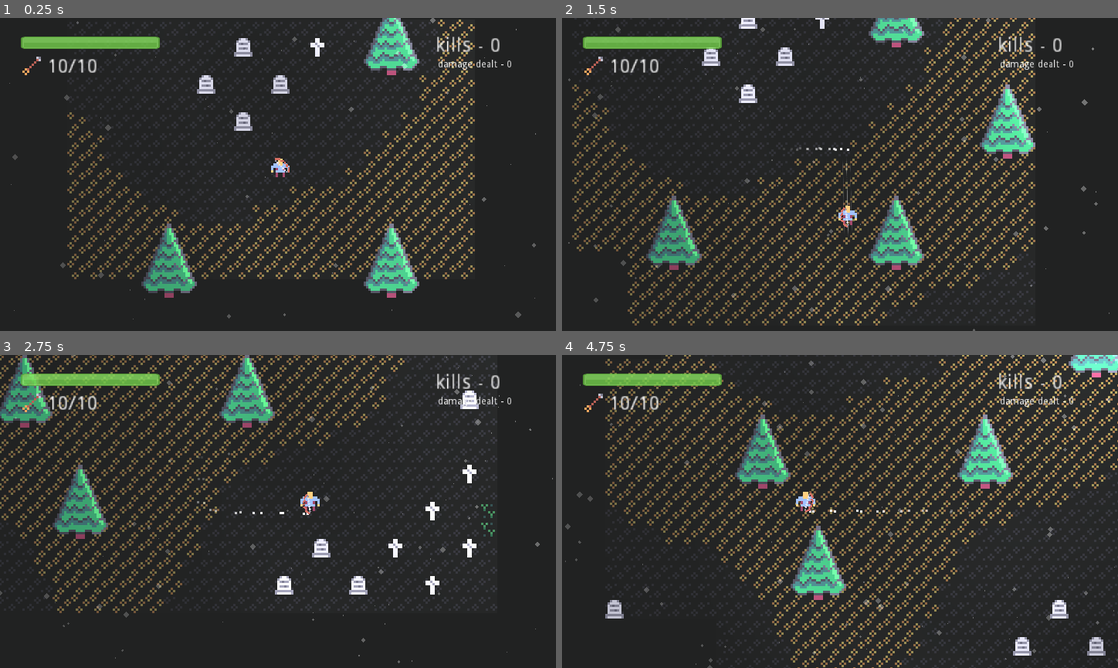
Above: before the commit, frames 1-4 (two rows, left to right).
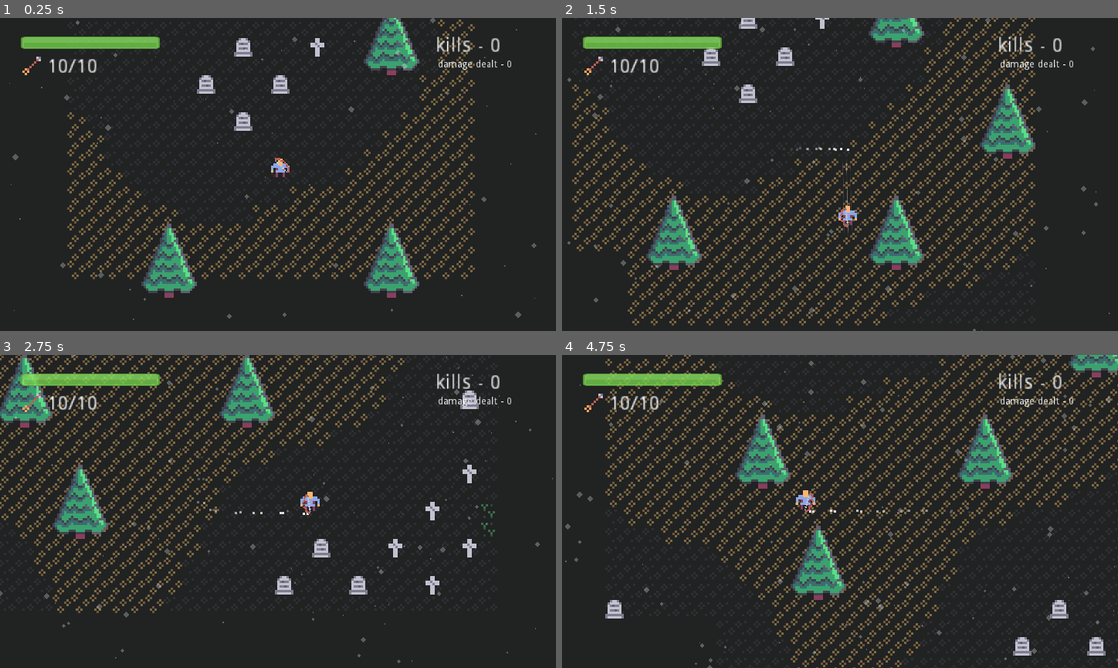
Above: after the commit, the same moments.

Repository: Ariorick/ArcherGame
Game: Godot game, scene res://src/Main.tscn
Two runs of this game, one before a commit and one after it. Both use one fixed random seed, a clock stepped at 60 frames per second and the inputs below.
Inputs (mouse positions are in pixels of both pictures, inside the frame that each line leads up to):
- Up to frame 1 (0.25 s): no input
- Up to frame 2 (1.5 s): move the mouse to (962, 158) at 0.52 s; hold Right (right) 0.53-1.28 s; click (962, 158) at 0.6 s; move the mouse to (728, 190) at 1.27 s; hold Down (down) from 1.28 s (still down); tap Space (dash) at 1.35 s
- Up to frame 3 (2.75 s): move the mouse to (333, 442) at 2.02 s; release Down (down) at 2.03 s; hold Right (right) from 2.03 s (still down); right-click (333, 442) at 2.1 s
- Up to frame 4 (4.75 s): move the mouse to (812, 574) at 2.77 s; release Right (right) at 2.78 s; hold Up (up) 2.78-3.53 s; click (812, 574) at 2.85 s; move the mouse to (1006, 558) at 3.52 s; hold Left (left) from 3.53 s (still down); tap Space (dash) at 3.6 s; move the mouse to (673, 464) at 4.27 s; right-click (673, 464) at 4.35 s

The runs differ from the first frame. In frame 1, 5.8% of the frame differs, in the area x 2-97%, y 0-97%; in frame 2, 7.3%; in frame 3, 1.7%; in frame 4, 9.3%, in the area x 0-100%, y 0-100%.

Commit message:
added particles to mage spell

Diff:
--- a/src/Enemy/Mage/FireMagicAction.gd
+++ b/src/Enemy/Mage/FireMagicAction.gd
@@ -25,6 +25,7 @@
 		# start charging
 		started_at = OS.get_ticks_msec()
 		started = true
+		$AnimationPlayer.play("ChargeFire")
 
 
 	var elapsed_time = OS.get_ticks_msec() - started_at
@@ -56,6 +57,5 @@
 
 func create_projectile():
 	var fire = FireProjectile.instance()
+	fire.global_position = body.global_position + Vector2(0, -6)
 	body.get_parent().add_child(fire)
-	fire.global_position = body.global_position
-	fire.set_target(sensors.target)
--- a/src/Enemy/Mage/FireProjectile.gd
+++ b/src/Enemy/Mage/FireProjectile.gd
@@ -1,5 +1,7 @@
 extends Area2D
 class_name FireProjectile
+
+const exploded_texture = preload("res://assets/Tiles/tile_0115.png")
 
 const SPEED = 1
 const CORRECTION_SPEED = 0.05
@@ -7,18 +9,31 @@
 
 var target: PhysicsBody2D
 var direction : Vector2
+var exploded := false
 onready var creation_time = OS.get_ticks_msec()
 
+func  _ready():
+	direction = (GameManager.player_position - global_position).normalized()
+
 func _physics_process(delta):
-	direction = direction.linear_interpolate((target.global_position - global_position).normalized(), get_correction_speed())
-	direction = direction.normalized()
-	global_position += direction * SPEED
+	if not exploded:
+		direction = direction.linear_interpolate((GameManager.player_position - global_position).normalized(), get_correction_speed())
+		direction = direction.normalized()
+		global_position += direction * SPEED
 	if get_lifetime_sec() > MAX_LIFETIME:
 		queue_free()
 
-func set_target(target: PhysicsBody2D):
-	self.target = target
-	direction = (target.global_position - global_position).normalized()
+func explode():
+	exploded = true
+	$AnimationPlayer.play("Explode")
+	$ExplodeTimer.start()
+	$DieTimer.start()
+
+func _on_ExplodeTimer_timeout():
+	$Sprite.texture = exploded_texture
+
+func _on_DieTimer_timeout():
+	queue_free()
 
 func get_correction_speed() -> float:
 	var lifetime = get_lifetime_sec() + 1.0
@@ -26,3 +41,10 @@
 
 func get_lifetime_sec():
 	return (OS.get_ticks_msec() - creation_time) / 1000
+
+func _on_FireProjectile_body_entered(body: PhysicsBody2D):
+	if body.is_in_group("player"):
+		body.take_damage()
+		var impulse = 150 * (GameManager.player_position - global_position).normalized()
+		body.apply_impulse(Vector2.ZERO, impulse)
+		explode()
--- a/src/Enemy/Mage/FireProjectile.tscn
+++ b/src/Enemy/Mage/FireProjectile.tscn
@@ -1,18 +1,153 @@
-[gd_scene load_steps=4 format=2]
+[gd_scene load_steps=17 format=2]
 
 [ext_resource path="res://assets/Tiles/tile_0078.png" type="Texture" id=1]
 [ext_resource path="res://src/Enemy/Mage/FireProjectile.gd" type="Script" id=2]
 
+[sub_resource type="Gradient" id=4]
+colors = PoolColorArray( 0.988235, 0, 0, 1, 1, 0.92549, 0.662745, 1 )
+
+[sub_resource type="GradientTexture" id=5]
+gradient = SubResource( 4 )
+
+[sub_resource type="Curve" id=6]
+_data = [ Vector2( 0, 0.630631 ), 0.0, 0.0, 0, 0, Vector2( 0.419753, 0.824324 ), 0.0, 0.0, 0, 0, Vector2( 0.530864, 0.995496 ), 0.0, 0.0, 0, 0, Vector2( 0.623457, 0.599099 ), 0.0, 0.0, 0, 0, Vector2( 0.703704, 0.887387 ), 0.0, 0.0, 0, 0, Vector2( 0.783951, 1 ), 0.0, 0.0, 0, 0, Vector2( 1, 0.626126 ), 0.0, 0.0, 0, 0 ]
+
+[sub_resource type="CurveTexture" id=7]
+curve = SubResource( 6 )
+
+[sub_resource type="ParticlesMaterial" id=3]
+emission_shape = 1
+emission_sphere_radius = 2.0
+flag_disable_z = true
+gravity = Vector3( 0, -10, 0 )
+orbit_velocity = 0.0
+orbit_velocity_random = 0.0
+scale_curve = SubResource( 7 )
+color_ramp = SubResource( 5 )
+
+[sub_resource type="Gradient" id=8]
+colors = PoolColorArray( 1, 0, 0, 1, 0.996078, 0.917647, 0.682353, 1 )
+
+[sub_resource type="GradientTexture" id=9]
+gradient = SubResource( 8 )
+
+[sub_resource type="Curve" id=10]
+min_value = -200.0
+max_value = 200.0
+_data = [ Vector2( 0, 1 ), 0.0, 0.0, 0, 0, Vector2( 0.33642, -102.297 ), 0.0, 0.0, 0, 0, Vector2( 1, -174.369 ), 0.0, 0.0, 0, 0 ]
+
+[sub_resource type="CurveTexture" id=11]
+curve = SubResource( 10 )
+
+[sub_resource type="Curve" id=12]
+_data = [ Vector2( 0, 0 ), 0.0, 0.0, 0, 0, Vector2( 0.253086, 0.677027 ), 0.0, 0.0, 0, 0, Vector2( 0.339506, 0.303153 ), 0.0, 0.0, 0, 0, Vector2( 0.42284, 0.807658 ), 0.0, 0.0, 0, 0, Vector2( 0.617284, 0.438289 ), 0.0, 0.0, 0, 0, Vector2( 0.734568, 0.861712 ), 0.0, 0.0, 0, 0, Vector2( 1, 0 ), 0.0, 0.0, 0, 0 ]
+
+[sub_resource type="CurveTexture" id=13]
+curve = SubResource( 12 )
+
+[sub_resource type="ParticlesMaterial" id=14]
+emission_shape = 1
+emission_sphere_radius = 2.0
+flag_disable_z = true
+spread = 180.0
+gravity = Vector3( 0, 70, 0 )
+initial_velocity = 70.0
+orbit_velocity = 0.0
+orbit_velocity_random = 0.0
+linear_accel_curve = SubResource( 11 )
+scale_curve = SubResource( 13 )
+color_ramp = SubResource( 9 )
+
 [sub_resource type="CircleShape2D" id=1]
 radius = 3.0
+
+[sub_resource type="Animation" id=2]
+resource_name = "Explode"
+step = 0.05
+tracks/0/type = "value"
+tracks/0/path = NodePath("Sprite:scale")
+tracks/0/interp = 1
+tracks/0/loop_wrap = true
+tracks/0/imported = false
+tracks/0/enabled = true
+tracks/0/keys = {
+"times": PoolRealArray( 0, 0.05, 0.1, 0.4 ),
+"transitions": PoolRealArray( 1, 1, 1, 1 ),
+"update": 0,
+"values": [ Vector2( 1, 1 ), Vector2( 2, 2 ), Vector2( 3, 3 ), Vector2( 0, 0 ) ]
+}
+tracks/1/type = "value"
+tracks/1/path = NodePath("Sprite:modulate")
+tracks/1/interp = 1
+tracks/1/loop_wrap = true
+tracks/1/imported = false
+tracks/1/enabled = true
+tracks/1/keys = {
+"times": PoolRealArray( 0, 0.1, 0.4 ),
+"transitions": PoolRealArray( 1, 1, 1 ),
+"update": 0,
+"values": [ Color( 1, 1, 1, 1 ), Color( 1, 1, 1, 1 ), Color( 1, 1, 1, 0 ) ]
+}
+tracks/2/type = "value"
+tracks/2/path = NodePath("ExplosionParticles:emitting")
+tracks/2/interp = 1
+tracks/2/loop_wrap = true
+tracks/2/imported = false
+tracks/2/enabled = true
+tracks/2/keys = {
+"times": PoolRealArray( 0 ),
+"transitions": PoolRealArray( 1 ),
+"update": 1,
+"values": [ true ]
+}
+tracks/3/type = "value"
+tracks/3/path = NodePath("TraceParticles:emitting")
+tracks/3/interp = 1
+tracks/3/loop_wrap = true
+tracks/3/imported = false
+tracks/3/enabled = true
+tracks/3/keys = {
+"times": PoolRealArray( 0 ),
+"transitions": PoolRealArray( 1 ),
+"update": 1,
+"values": [ false ]
+}
 
 [node name="FireProjectile" type="Area2D"]
 script = ExtResource( 2 )
 
+[node name="TraceParticles" type="Particles2D" parent="."]
+position = Vector2( 0, 4 )
+amount = 20
+local_coords = false
+process_material = SubResource( 3 )
+
+[node name="ExplosionParticles" type="Particles2D" parent="."]
+position = Vector2( 0, 4 )
+emitting = false
+amount = 40
+lifetime = 0.5
+one_shot = true
+explosiveness = 1.0
+process_material = SubResource( 14 )
+
 [node name="Sprite" type="Sprite" parent="."]
-position = Vector2( 0, 8 )
+position = Vector2( 0, 4 )
 texture = ExtResource( 1 )
 
 [node name="CollisionShape2D" type="CollisionShape2D" parent="."]
-position = Vector2( 0, 8 )
+position = Vector2( 0, 4 )
 shape = SubResource( 1 )
+
+[node name="AnimationPlayer" type="AnimationPlayer" parent="."]
+anims/Explode = SubResource( 2 )
+
+[node name="ExplodeTimer" type="Timer" parent="."]
+wait_time = 0.1
+one_shot = true
+
+[node name="DieTimer" type="Timer" parent="."]
+one_shot = true
+[connection signal="body_entered" from="." to="." method="_on_FireProjectile_body_entered"]
+[connection signal="timeout" from="ExplodeTimer" to="." method="_on_ExplodeTimer_timeout"]
+[connection signal="timeout" from="DieTimer" to="." method="_on_DieTimer_timeout"]
--- a/src/Enemy/Mage/Mage.gd
+++ b/src/Enemy/Mage/Mage.gd
@@ -3,7 +3,7 @@
 
 func _ready():
 	tag = "Mage"
-	set_hitpoints(500)
+	set_hitpoints(300)
 	mass = 1
 	linear_damp = 3.0
 	damage_treshold = 50
--- a/src/Enemy/Mage/Mage.tscn
+++ b/src/Enemy/Mage/Mage.tscn
@@ -8,51 +8,81 @@
 [ext_resource path="res://src/Enemy/Mage/FollowAtDistanceAction.gd" type="Script" id=6]
 [ext_resource path="res://src/Enemy/Base/ParticlesBundle.gd" type="Script" id=7]
 [ext_resource path="res://src/Enemy/Mage/FireMagicAction.gd" type="Script" id=8]
-
-[sub_resource type="CircleShape2D" id=6]
+[ext_resource path="res://assets/Tiles/tile_0078.png" type="Texture" id=10]
+
+[sub_resource type="CircleShape2D" id=1]
 radius = 500.0
 
-[sub_resource type="CircleShape2D" id=7]
+[sub_resource type="CircleShape2D" id=2]
 radius = 50.0
 
-[sub_resource type="Gradient" id=13]
+[sub_resource type="Gradient" id=3]
 colors = PoolColorArray( 1, 1, 1, 1, 1, 1, 1, 0 )
 
-[sub_resource type="GradientTexture" id=14]
-gradient = SubResource( 13 )
-
-[sub_resource type="ParticlesMaterial" id=15]
+[sub_resource type="GradientTexture" id=4]
+gradient = SubResource( 3 )
+
+[sub_resource type="ParticlesMaterial" id=5]
 emission_shape = 2
 emission_box_extents = Vector3( 1, 0.3, 0 )
 flag_disable_z = true
 gravity = Vector3( 0, 0, 0 )
 orbit_velocity = 0.0
 orbit_velocity_random = 0.0
-color_ramp = SubResource( 14 )
-
-[sub_resource type="ParticlesMaterial" id=16]
+color_ramp = SubResource( 4 )
+
+[sub_resource type="ParticlesMaterial" id=6]
 emission_shape = 2
 emission_box_extents = Vector3( 1, 0.3, 0 )
 flag_disable_z = true
 gravity = Vector3( 0, 0, 0 )
 orbit_velocity = 0.0
 orbit_velocity_random = 0.0
-color_ramp = SubResource( 14 )
-
-[sub_resource type="Gradient" id=1]
+color_ramp = SubResource( 4 )
+
+[sub_resource type="Animation" id=17]
+resource_name = "ChargeFire"
+length = 0.7
+step = 0.05
+tracks/0/type = "value"
+tracks/0/path = NodePath("../../../Character/CharacterBody/ProjectileSprite:scale")
+tracks/0/interp = 1
+tracks/0/loop_wrap = true
+tracks/0/imported = false
+tracks/0/enabled = true
+tracks/0/keys = {
+"times": PoolRealArray( 0, 0.2, 0.65, 0.7 ),
+"transitions": PoolRealArray( 1, 1, 1, 1 ),
+"update": 0,
+"values": [ Vector2( 0, 0 ), Vector2( 0.3, 0.3 ), Vector2( 0.6, 0.6 ), Vector2( 1e-05, 1e-05 ) ]
+}
+tracks/1/type = "value"
+tracks/1/path = NodePath("../../../Character/CharacterBody/FireParticles:emitting")
+tracks/1/interp = 1
+tracks/1/loop_wrap = true
+tracks/1/imported = false
+tracks/1/enabled = true
+tracks/1/keys = {
+"times": PoolRealArray( 0, 0.65 ),
+"transitions": PoolRealArray( 1, 1 ),
+"update": 1,
+"values": [ false, true ]
+}
+
+[sub_resource type="Gradient" id=7]
 offsets = PoolRealArray( 0.634058, 1 )
 colors = PoolColorArray( 1, 1, 1, 1, 1, 1, 1, 0 )
 
-[sub_resource type="GradientTexture" id=2]
-gradient = SubResource( 1 )
-
-[sub_resource type="Curve" id=3]
+[sub_resource type="GradientTexture" id=8]
+gradient = SubResource( 7 )
+
+[sub_resource type="Curve" id=9]
 _data = [ Vector2( 0, 0 ), 0.0, 0.0, 0, 0, Vector2( 0.114198, 0.522804 ), 0.0, 0.0, 0, 0, Vector2( 0.996914, 1 ), 0.0, 0.0, 0, 0 ]
 
-[sub_resource type="CurveTexture" id=4]
-curve = SubResource( 3 )
-
-[sub_resource type="ParticlesMaterial" id=5]
+[sub_resource type="CurveTexture" id=10]
+curve = SubResource( 9 )
+
+[sub_resource type="ParticlesMaterial" id=11]
 resource_local_to_scene = true
 emission_shape = 1
 emission_sphere_radius = 2.0
@@ -62,13 +92,38 @@
 orbit_velocity = 0.0
 orbit_velocity_random = 0.0
 scale = 0.01
-scale_curve = SubResource( 4 )
-color_ramp = SubResource( 2 )
-
-[sub_resource type="ConvexPolygonShape2D" id=9]
-points = PoolVector2Array( -1, -4, 1, -4, 1, -2, 3, -2, 3, -1, 4, -1, 4, 2, 2, 2, 2, 4, 1, 4, -2, 4, -2, 2, -4, 2, -4, -1, -3, -1, -3, -2, -1, -2 )
-
-[sub_resource type="RectangleShape2D" id=10]
+scale_curve = SubResource( 10 )
+color_ramp = SubResource( 8 )
+
+[sub_resource type="ConvexPolygonShape2D" id=12]
+points = PoolVector2Array( -1, -4, 1, -4, 3, -4, 4, -3, 4, -1, 2, 2, 2, 4, 1, 4, -2, 4, -2, 2, -4, -1, -4, -3, -3, -4 )
+
+[sub_resource type="Gradient" id=18]
+colors = PoolColorArray( 1, 0, 0, 1, 1, 0.870588, 0.619608, 1 )
+
+[sub_resource type="GradientTexture" id=19]
+gradient = SubResource( 18 )
+
+[sub_resource type="Curve" id=13]
+_data = [ Vector2( 0, 0.243243 ), 0.0, 0.0, 0, 0, Vector2( 0.401235, 1 ), 0.0, 0.0, 0, 0, Vector2( 0.487654, 0.277928 ), 0.0, 0.0, 0, 0, Vector2( 0.561728, 0.782432 ), 0.0, 0.0, 0, 0, Vector2( 0.641975, 0.435585 ), 0.0, 0.0, 0, 0, Vector2( 0.712963, 0.786937 ), 0.0, 0.0, 0, 0, Vector2( 0.839506, 0.647016 ), 0.0, 0.0, 0, 0, Vector2( 0.959877, 0 ), 0.0, 0.0, 0, 0 ]
+
+[sub_resource type="CurveTexture" id=14]
+curve = SubResource( 13 )
+
+[sub_resource type="ParticlesMaterial" id=15]
+emission_shape = 1
+emission_sphere_radius = 1.0
+flag_disable_z = true
+direction = Vector3( 0, -1, 0 )
+spread = 180.0
+gravity = Vector3( 0, -20, 0 )
+initial_velocity = 15.0
+orbit_velocity = 0.0
+orbit_velocity_random = 0.0
+scale_curve = SubResource( 14 )
+color_ramp = SubResource( 19 )
+
+[sub_resource type="RectangleShape2D" id=16]
 extents = Vector2( 3, 2 )
 
 [node name="Mage" instance=ExtResource( 1 )]
@@ -110,10 +165,13 @@
 amount = 4
 lifetime = 0.5
 local_coords = false
-process_material = SubResource( 16 )
+process_material = SubResource( 6 )
 
 [node name="FireMagicAction" type="Node2D" parent="Brain/Actions" index="1"]
 script = ExtResource( 8 )
+
+[node name="AnimationPlayer" type="AnimationPlayer" parent="Brain/Actions/FireMagicAction" index="0"]
+anims/ChargeFire = SubResource( 17 )
 
 [node name="StepParticles" type="Particles2D" parent="Character/UnderCharacter" index="0"]
 show_behind_parent = true
@@ -133,12 +191,25 @@
 texture = ExtResource( 2 )
 
 [node name="Hitbox" type="CollisionShape2D" parent="Character/CharacterBody" index="1"]
-visible = false
 position = Vector2( 0, 4 )
-shape = SubResource( 9 )
+shape = SubResource( 12 )
+
+[node name="FireParticles" type="Particles2D" parent="Character/CharacterBody" index="2"]
+position = Vector2( 0, -1 )
+emitting = false
+amount = 30
+lifetime = 0.5
+one_shot = true
+explosiveness = 1.0
+process_material = SubResource( 15 )
+
+[node name="ProjectileSprite" type="Sprite" parent="Character/CharacterBody" index="3"]
+position = Vector2( 0, -1 )
+scale = Vector2( 1e-05, 1e-05 )
+texture = ExtResource( 10 )
 
 [node name="MoveShape" type="CollisionShape2D" parent="." index="3"]
 visible = false
 modulate = Color( 1, 1, 1, 0.541176 )
 position = Vector2( 0, 8 )
-shape = SubResource( 10 )
+shape = SubResource( 16 )
--- a/src/Enemy/Skelly/JumpAttackAction.gd
+++ b/src/Enemy/Skelly/JumpAttackAction.gd
@@ -22,7 +22,7 @@
 func perform():
 	if not started:
 		started = true
-		target = sensors.target.global_position
+		target = GameManager.player_position
 		started_at = OS.get_ticks_msec()
 		var distance = target - body.global_position
 		body.linear_damp = 1
--- a/src/GameManager/EnemySpawner.gd
+++ b/src/GameManager/EnemySpawner.gd
@@ -3,8 +3,8 @@
 const Skelly = preload("res://src/Enemy/Skelly/Skelly.tscn")
 const Ghost = preload("res://src/Enemy/Ghost/Ghost.tscn")
 const Mage = preload("res://src/Enemy/Mage/Mage.tscn")
-const SKELLY_CHANCE = 1
-const GHOST_CHANCE = 1
+const SKELLY_CHANCE = 0
+const GHOST_CHANCE = 0
 const MAGE_CHANCE = 1
 
 const SPAWN_DISTANCE = 200
--- a/src/GameManager/GameManager.gd
+++ b/src/GameManager/GameManager.gd
@@ -13,6 +13,8 @@
 
 var kill_count := 0
 var damage_dealt := 0
+
+var player_position: Vector2
 
 func add_damage(damage: float, is_crit: bool):
 	damage_dealt += damage
--- a/src/Player/Player.gd
+++ b/src/Player/Player.gd
@@ -34,6 +34,7 @@
 	$BowSprite.visible = can_shoot()
 
 func _physics_process(delta):
+	GameManager.player_position = global_position - PLAYER_CENTER
 	if current_action != null and current_action.is_finished():
 		current_action.cancel()
 		current_action = null
--- a/src/Player/Player.tscn
+++ b/src/Player/Player.tscn
@@ -8,7 +8,8 @@
 [ext_resource path="res://assets/Tiles/tile_0004_blue.png" type="Texture" id=6]
 [ext_resource path="res://assets/Particles/scratch_01.png" type="Texture" id=7]
 [ext_resource path="res://src/GameManager/EnemySpawner.tscn" type="PackedScene" id=8]
-[ext_resource path="res://assets/Particles/light_01.png" type="Texture" id=9]
+[ext_resource path="res://assets/Particles/trace_05.png" type="Texture" id=9]
+[ext_resource path="res://src/Enemy/Base/ParticlesBundle.gd" type="Script" id=10]
 
 [sub_resource type="PhysicsMaterial" id=1]
 friction = 0.0
@@ -159,20 +160,20 @@
 [sub_resource type="CircleShape2D" id=27]
 radius = 7.39269
 
-[sub_resource type="Gradient" id=32]
+[sub_resource type="Gradient" id=28]
 offsets = PoolRealArray( 0, 0.463768, 1 )
-colors = PoolColorArray( 1, 1, 1, 0.305882, 1, 1, 1, 0.203922, 1, 1, 1, 0.282353 )
-
-[sub_resource type="GradientTexture" id=33]
-gradient = SubResource( 32 )
-
-[sub_resource type="Curve" id=30]
-_data = [ Vector2( 0, 0 ), 0.0, 0.0, 0, 0, Vector2( 0.361111, 0.22607 ), 0.0, 0.0, 0, 0, Vector2( 0.506173, 1 ), 0.0, 0.0, 0, 0, Vector2( 0.694444, 0.221565 ), 0.0, 0.0, 0, 0, Vector2( 1, 0 ), 0.0, 0.0, 0, 0 ]
-
-[sub_resource type="CurveTexture" id=31]
-curve = SubResource( 30 )
-
-[sub_resource type="ParticlesMaterial" id=28]
+colors = PoolColorArray( 1, 1, 1, 0.337255, 1, 1, 1, 0.262745, 1, 1, 1, 0.333333 )
+
+[sub_resource type="GradientTexture" id=29]
+gradient = SubResource( 28 )
+
+[sub_resource type="Curve" id=35]
+_data = [ Vector2( 0.00925925, 0 ), 0.0, 0.0, 0, 0, Vector2( 0.330247, 0.304955 ), 0.0, 0.0, 0, 0, Vector2( 0.506173, 1 ), 0.0, 0.0, 0, 0, Vector2( 0.712963, 0.291441 ), 0.0, 0.0, 0, 0, Vector2( 1, 0 ), 0.0, 0.0, 0, 0 ]
+
+[sub_resource type="CurveTexture" id=37]
+curve = SubResource( 35 )
+
+[sub_resource type="ParticlesMaterial" id=36]
 emission_shape = 2
 emission_box_extents = Vector3( 500, 500, 1 )
 flag_disable_z = true
@@ -185,8 +186,37 @@
 orbit_velocity_random = 0.0
 angle = 45.0
 scale = 2.0
-scale_curve = SubResource( 31 )
-color_ramp = SubResource( 33 )
+scale_curve = SubResource( 37 )
+color_ramp = SubResource( 29 )
+
+[sub_resource type="ParticlesMaterial" id=33]
+emission_shape = 2
+emission_box_extents = Vector3( 200, 100, 1 )
+flag_disable_z = true
+direction = Vector3( 0, 1, 0 )
+spread = 0.0
+gravity = Vector3( 0, 0, 0 )
+initial_velocity = 100.0
+initial_velocity_random = 0.28
+orbit_velocity = 0.0
+orbit_velocity_random = 0.0
+scale = 0.02
+color_ramp = SubResource( 29 )
+
+[sub_resource type="ParticlesMaterial" id=34]
+lifetime_randomness = 0.18
+emission_shape = 2
+emission_box_extents = Vector3( 200, 200, 1 )
+flag_disable_z = true
+direction = Vector3( 0, 1, 0 )
+spread = 0.0
+gravity = Vector3( 0, 0, 0 )
+initial_velocity = 100.0
+initial_velocity_random = 0.28
+orbit_velocity = 0.0
+orbit_velocity_random = 0.0
+scale = 0.01
+color_ramp = SubResource( 29 )
 
 [node name="Player" type="RigidBody2D" groups=[
 "player",
@@ -263,6 +293,7 @@
 shape = SubResource( 20 )
 
 [node name="AnimationPlayer" type="AnimationPlayer" parent="."]
+playback_speed = 1.5
 anims/Walk = SubResource( 21 )
 
 [node name="Camera2D" type="Camera2D" parent="."]
@@ -301,10 +332,31 @@
 preprocess = 5.0
 randomness = 0.35
 local_coords = false
-process_material = SubResource( 28 )
-
-[node name="Light2D" type="Light2D" parent="."]
-position = Vector2( 124.095, -65.9983 )
+process_material = SubResource( 36 )
+
+[node name="ParticlesBundle" type="Node2D" parent="."]
+script = ExtResource( 10 )
+
+[node name="RainParticles" type="Particles2D" parent="ParticlesBundle"]
+position = Vector2( -1.94136, 0.773743 )
+emitting = false
+amount = 500
+lifetime = 0.1
+preprocess = 5.0
+randomness = 0.35
+local_coords = false
+process_material = SubResource( 33 )
+texture = ExtResource( 9 )
+
+[node name="RainParticles2" type="Particles2D" parent="ParticlesBundle"]
+position = Vector2( -1.94136, 0.773743 )
+emitting = false
+amount = 500
+lifetime = 2.0
+preprocess = 5.0
+randomness = 0.35
+local_coords = false
+process_material = SubResource( 34 )
 texture = ExtResource( 9 )
 [connection signal="body_entered" from="DamageDetector" to="." method="_on_DamageDetector_body_entered"]
 [connection signal="body_entered" from="PickArea" to="." method="_on_PickArea_body_entered"]
Not shown, changed: export_presets.cfg
Not shown: 4 places in src/Enemy/Mage/Mage.tscn that only renumber resources
Not shown: 1 places in src/Player/Player.tscn that only renumber resources
Not shown, changed: .DS_Store
Not shown, changed: Experiment.pck
Not shown, changed: assets/.DS_Store
Not shown, changed: builds/.DS_Store
Not shown, changed: builds/Experiment.dmg
Not shown, added: builds/Experiment.pck
